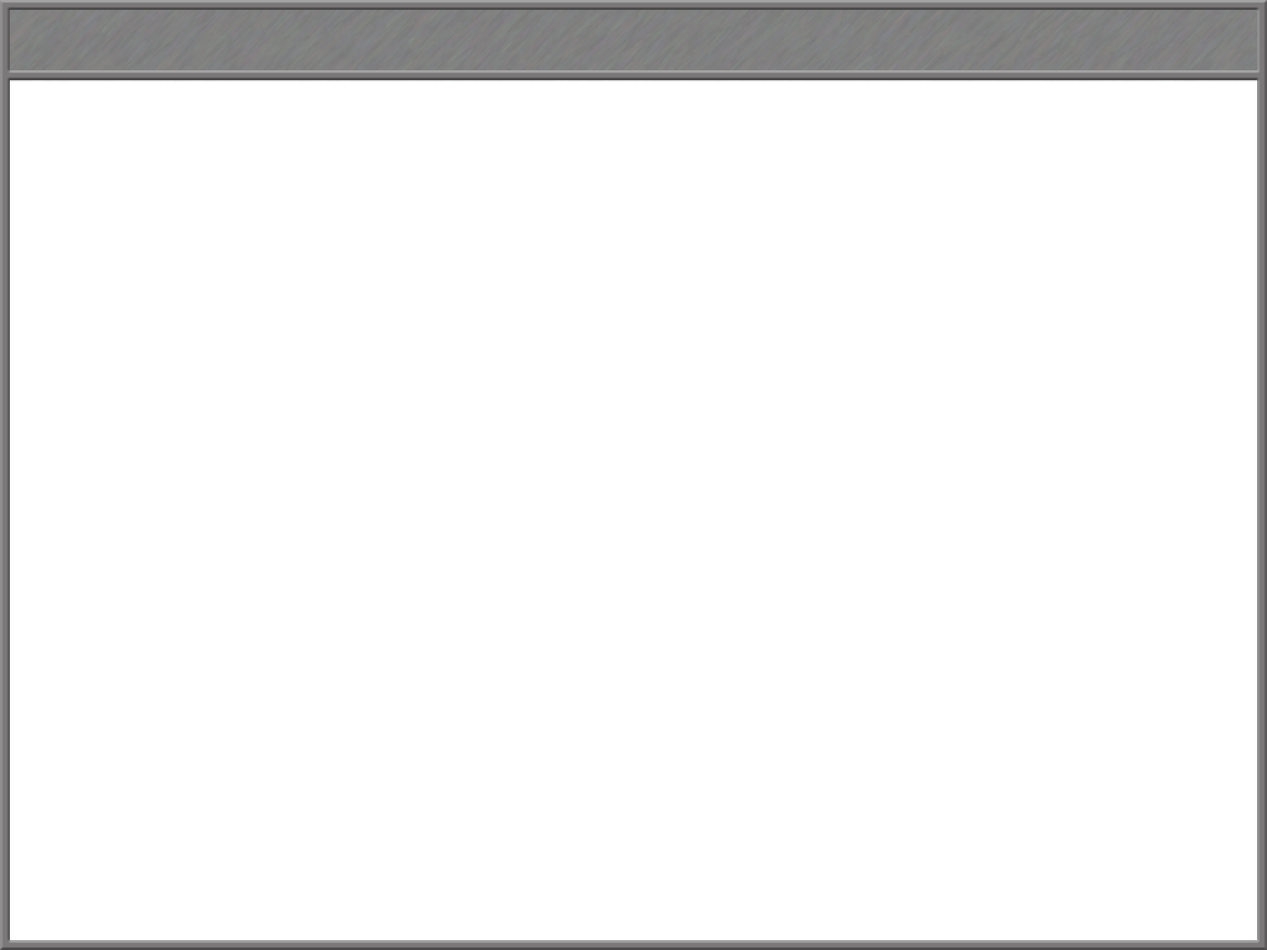
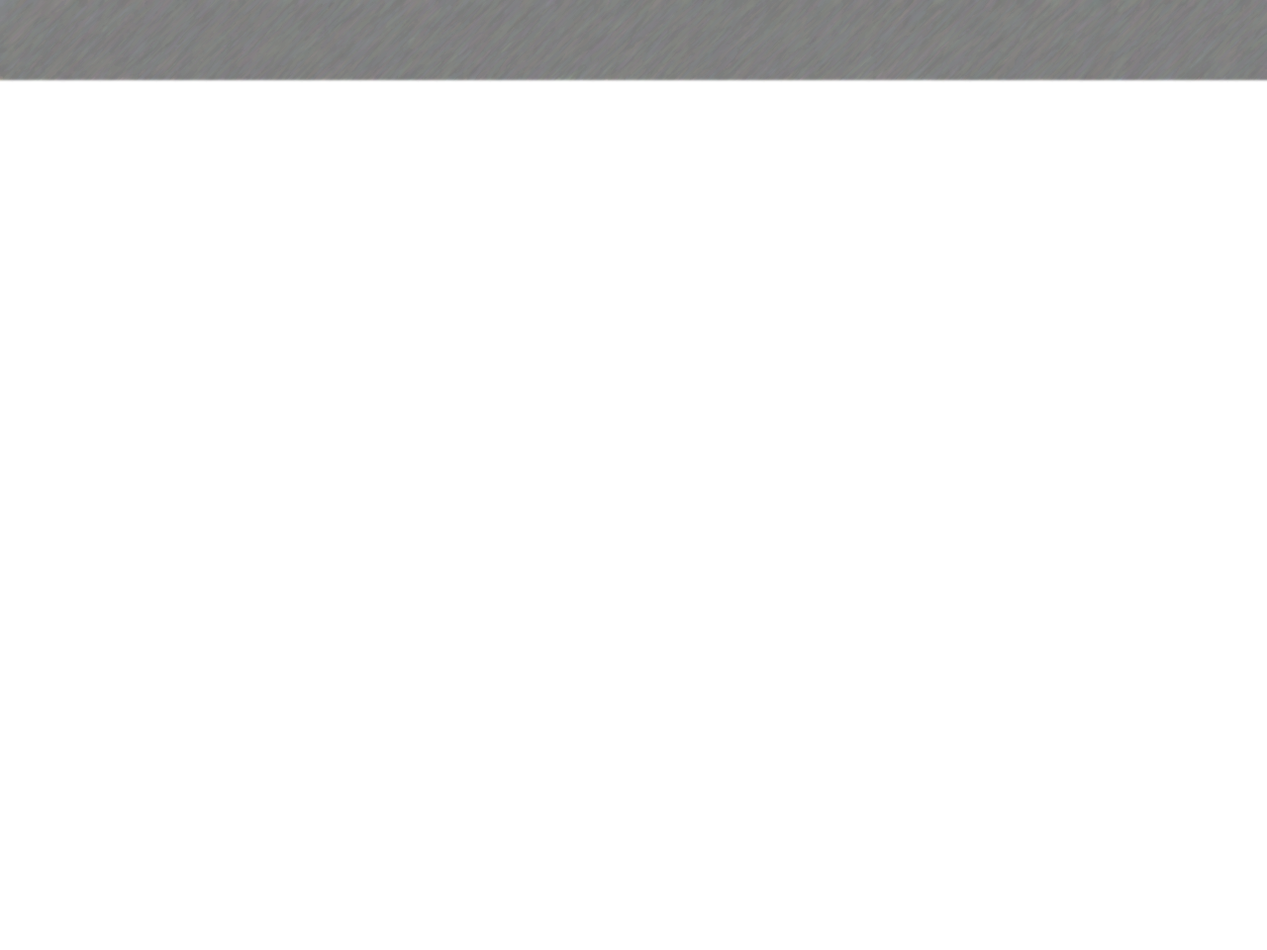
Layered file, before and after one edit (1267x950). Changes by layer:
hid "Layer 4" over [0, 0, 1267, 950]
